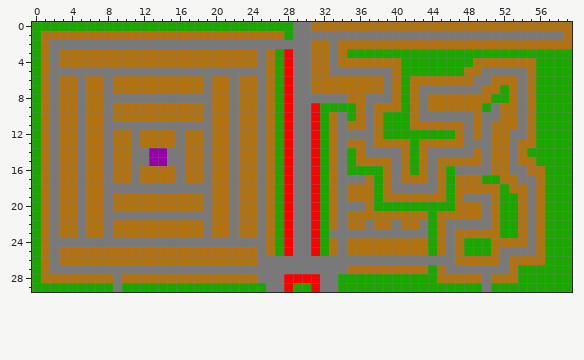
Two states of a pixel-art sprite, mixedmap_half.png. Above is the file before it was changed.
The file is 60x30 pixels.
The result:
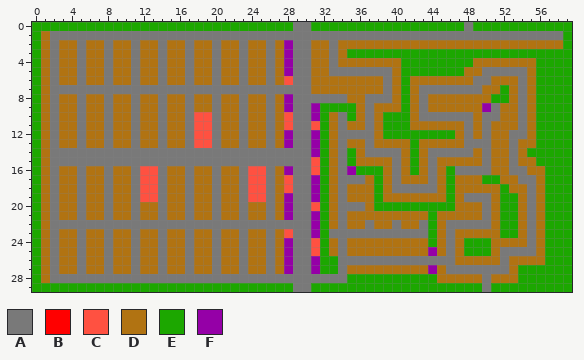
Palette (. is transparent): A #797979  B #ff0000  C #ff5141  D #b17312  E #1ca700  F #9500a7
The exact change:
@@ x 0..59 @@
- 0 EEEEEEEEEEEEEEEEEEEEEEEEEEEEEAADDDDDDDDDDDDDDDDDDDDDDDDDDDDD
- 1 EDDDDDDDDDDDDDDDDDDDDDDDDDDDEAAAAAAAAAAAAAAAAAAAAAAAAAAAAAAD
- 2 EDAAAAAAAAAAAAAAAAAAAAAAAAAAAAADDADDDDDDDDDDDDDDDDDDDDDDDDDD
- 3 EDADDDDDDDDDDDDDDDDDDDDDDADEBAADDADEEEEEEEEEEEEEEEEEEEEEEEEE
- 4 EDADDDDDDDDDDDDDDDDDDDDDDADEBAADDADDDDDDDEEEEEEEEDDDDDDDEEEE
- 5 EDAAAAAAAAAAAAAAAAAAAAAAAADEBAADDAAAAAAADEEEEEEEDDAAAAADEEEE
- 6 EDADDADDADDDDDDDDDDADDADDADEBAADDDDDDDDADEDDDDDDDAADDDADEEEE
- 7 EDADDADDADDDDDDDDDDADDADDADEBAADDDDDDDDADEDAAAAAAADDEDADEEEE
- 8 EDADDADDAAAAAAAAAAAADDADDADEBAAAAAADDAAADEDADDDDDDDEEDADEEEE
- 9 EDADDADDADDDDDDDDDDADDADDADEBAABEEEEDADDDEDADDDDDDEADDADEEEE
-10 EDADDADDADDDDDDDDDDADDADDADEBAABEDAEDADEEEDAAAAAADAADDADEEEE
-11 EDADDADDAAAAAAAAAAAADDADDADEBAABEDADDADEEEDDDDDDADADDDADEEEE
-12 EDADDADDADDADDDDADDADDADDADEBAABEDAAAADEEEEEEEEDADADDAADEEEE
-13 EDADDADDADDADDDDADDADDADDADEBAABEDADDADDDDEDDDDDAAADDADDEEEE
-14 EDADDADDADDAAFFAADDADDADDADEBAABEDAEDAAAADEDAAAAADADDADEEEEE
-15 EDADDADDADDAAFFAADDADDADDADEBAABEDAEDDDDADEDADDDDDADDADDEEEE
-16 EDADDADDADDADDDDADDADDADDADEBAABEDAEEEEDADEDADEAAAADDAADDEEE
-17 EDADDADDADDADDDDADDADDADDADEBAABEDAAADEDADDDADEDDDEEDDAADEEE
-18 EDADDADDAAAAAAAAAAAADDADDADEBAABEDADDDEDAAAAADEDDDDDEDDADEEE
-19 EDADDADDADDDDDDDDDDADDADDADEBAABEDADDDEDDDDDDDEDAAADEEDADEEE
-20 EDADDADDADDDDDDDDDDADDADDADEBAABEDAAADEEEEEEEEEDDDADEEDADEEE
-21 EDADDADDAAAAAAAAAAAADDADDADEBAABEDADDDDDDDDDEDDDDDADEEDADEEE
-22 EDADDADDADDDDDDDDDDADDADDADEBAABEDADDADDADDAEDAAAAADEEDADEEE
-23 EDADDADDADDDDDDDDDDADDADDADEBAABEAAAAAAAAAAAEDADDDDDEEDADEEE
-24 EDAAAAAAAAAAAAAAAAAAAAAAAADEBAABEDADDDDDDDDDEDADEEEDDDDADEEE
-25 EDADDDDDDDDDDDDDDDDDDDDDDADEBAABEDADDDDDDDDDEDADEEEDAAAADEEE
-26 EDADDDDDDDDDDDDDDDDDDDDDDAAAAAAAAAAAAAAAAAAAAAADDDDDADDDDEEE
-27 EDAAAAAAAAAAAAAAAAAAAAAAAAAAAAAAAAADDDDDDDDDEDAAAAAAADEEEEEE
-28 EDDDDDDDDADDDDDDDDDDDDDDDAAABBBBAAEEEEEEEEEEEDDDDDADDDEEEEEE
-29 EEEEEEEEEAEEEEEEEEEEEEEEEEAABEEBAAEEEEEEEEEEEEEEEEAEEEEEEEEE
+ 0 EEEEEEEEEEEEEEEEEEEEEEEEEEEEEAAEEEEEEEEEEEEEEEEEAEEEEEEEEEEE
+ 1 EDAAAAAAAAAAAAAAAAAAAAAAAAAAAAAAAAAAAAAAAAAAAAAAAAAAAAAAAAAE
+ 2 EDADDADDADDADDADDADDADDADDADFAADDADDDDDDDDDDDDDDDDDDDDDDDDDE
+ 3 EDADDADDADDADDADDADDADDADDADFAADDADEEEEEEEEEEEEEEEEEEEEEEEEE
+ 4 EDADDADDADDADDADDADDADDADDADFAADDADDDDDDDEEEEEEEEDDDDDDDEEEE
+ 5 EDADDADDADDADDADDADDADDADDADFAADDAAAAAAADEEEEEEEDDAAAAADEEEE
+ 6 EDADDADDADDADDADDADDADDADDADCAADDDDDDDDADEDDDDDDDAADDDADEEEE
+ 7 EDAAAAAAAAAAAAAAAAAAAAAAAAAAAAADDDDDDDDADEDAAAAAAADDEDADEEEE
+ 8 EDADDADDADDADDADDADDADDADDADFAAAAAADDAAADEDADDDDDDDEEDADEEEE
+ 9 EDADDADDADDADDADDADDADDADDADFAAFEEEEDADDDEDADDDDDDFADDADEEEE
+10 EDADDADDADDADDADDACCADDADDADCAAFEDAEDADEEEDAAAAAADAADDADEEEE
+11 EDADDADDADDADDADDACCADDADDADCAACEDADDADEEEDDDDDDADADDDADEEEE
+12 EDADDADDADDADDADDACCADDADDADFAAFEDAAAADEEEEEEEEDADADDAADEEEE
+13 EDADDADDADDADDADDACCADDADDADFAAFEDADDADDDDEDDDDDAAADDADDEEEE
+14 EDAAAAAAAAAAAAAAAAAAAAAAAAAAAAAFEDAEDAAAADEDAAAAADADDADEEEEE
+15 EDAAAAAAAAAAAAAAAAAAAAAAAAAAAAACEDAEDDDDADEDADDDDDADDADDEEEE
+16 EDADDADDADDACCADDADDADDACCADFAACEDAFEEEDADEDADEAAAADDAADDEEE
+17 EDADDADDADDACCADDADDADDACCADCAAFEDAAADEDADDDADEDDDEEDDAADEEE
+18 EDADDADDADDACCADDADDADDACCADCAAFEDADDDEDAAAAADEDDDDDEDDADEEE
+19 EDADDADDADDACCADDADDADDACCADFAAFEDADDDEDDDDDDDEDAAADEEDADEEE
+20 EDADDADDADDADDADDADDADDADDADFAACEDAAADEEEEEEEEEDDDADEEDADEEE
+21 EDADDADDADDADDADDADDADDADDADFAAFEDADDDDDDDDDEDDDDDADEEDADEEE
+22 EDAAAAAAAAAAAAAAAAAAAAAAAAAAAAAFEDADDADDADDAEDAAAAADEEDADEEE
+23 EDADDADDADDADDADDADDADDADDADCAAFEAAAAAAAAAAAEDADDDDDEEDADEEE
+24 EDADDADDADDADDADDADDADDADDADFAACEDADDDDDDDDDEDADEEEDDDDADEEE
+25 EDADDADDADDADDADDADDADDADDADFAACEDADDDDDDDDDFDADEEEDAAAADEEE
+26 EDADDADDADDADDADDADDADDADDADFAAFEEAAAAAAAAAAAAADDDDDADDDDEEE
+27 EDADDADDADDADDADDADDADDADDADFAAFEEADDDDDDDDDFDAAAAAAADEEEEEE
+28 EDAAAAAAAAAAAAAAAAAAAAAAAAAAAAAAAAAEEEEEEEEEEDDDDDADDDEEEEEE
+29 EEEEEEEEEEEEEEEEEEEEEEEEEEEEEAAEEEEEEEEEEEEEEEEEEEAEEEEEEEEE
Changed places in both pictures, as pixel boxes (x1, y1, x2, y2):
changed: (50, 22, 572, 292)
